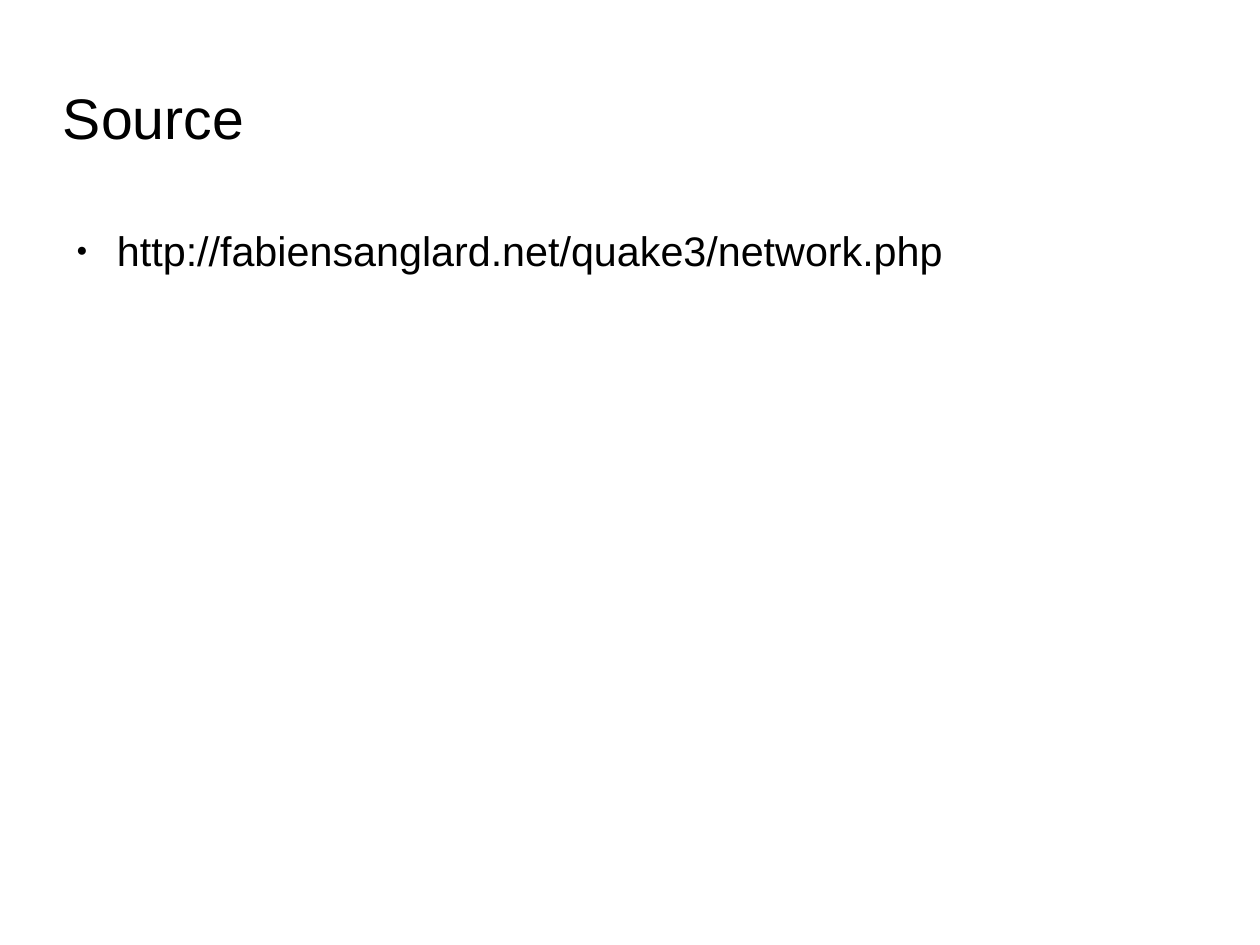
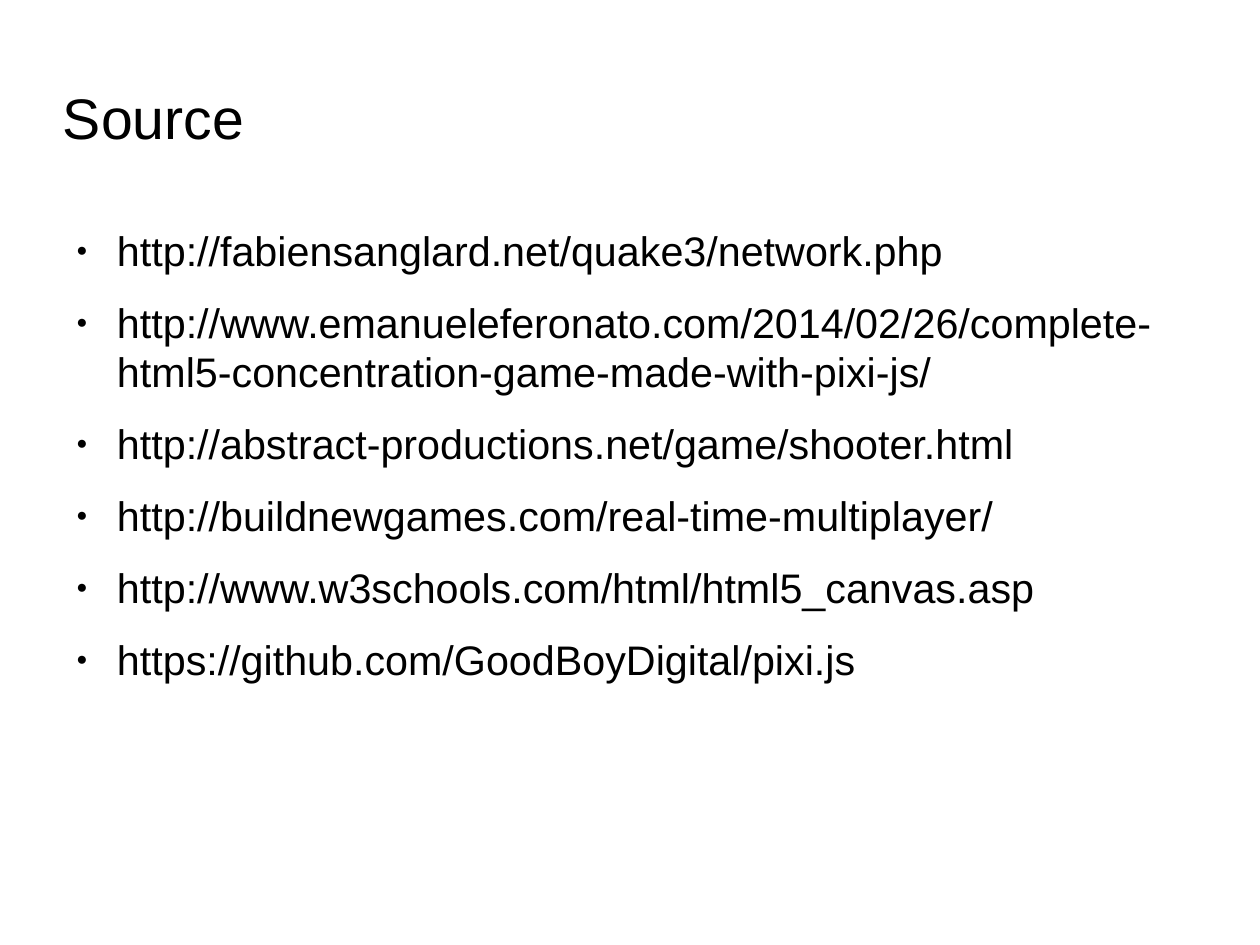
Before and after one commit to Irkam/HowToMultiplayerLulz5, a slide deck: slide 10 of presentation_diapo/presentation-jeu-multijoueur.odp. Drawn at 1260x945 pixels with LibreOffice and Linux fonts; fonts in the diff are those of the drawing; background and template pictures are left out. Boxes give left, top, right and bottom in pixels: in the first picture for what was removed or moved away, otherwise in the second. Text is boxed around its words. In the diff, an @@ line names an element or a change of style, - is before the commit and + after.

```diff
--- a/presentation_diapo/presentation-jeu-multijoueur.odp
+++ b/presentation_diapo/presentation-jeu-multijoueur.odp
@@ text at (117,308,1151,683): paragraphs added @@
+● http://www.emanueleferonato.com/2014/02/26/complete-html5-concentration-game-made-with-pixi-js/
+● http://abstract-productions.net/game/shooter.html
+● http://buildnewgames.com/real-time-multiplayer/
+● http://www.w3schools.com/html/html5_canvas.asp
+● https://github.com/GoodBoyDigital/pixi.js
```
